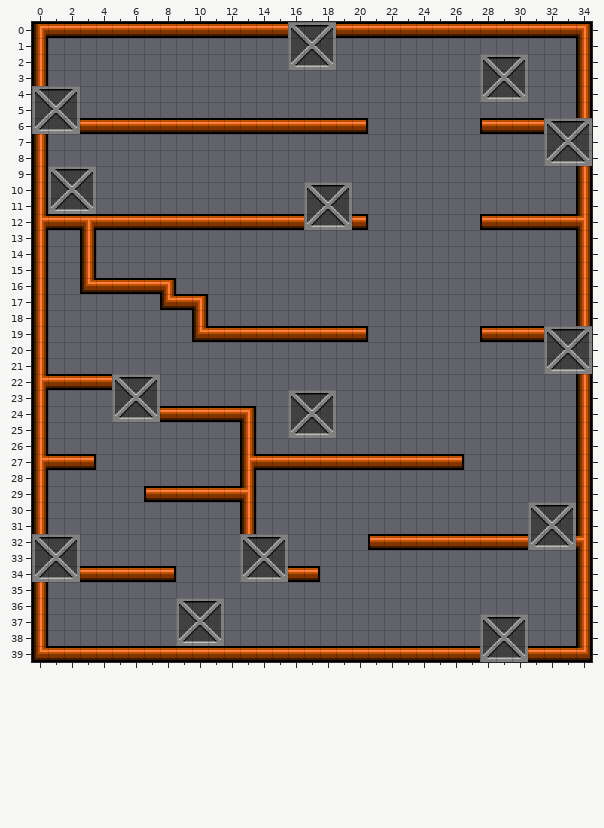
One commit to this Tiled map (JSON): levels/level2.json. Above is the file before it was changed.
Cells are 32x32 px. Shown: x 0..34, y 0..39.
After:
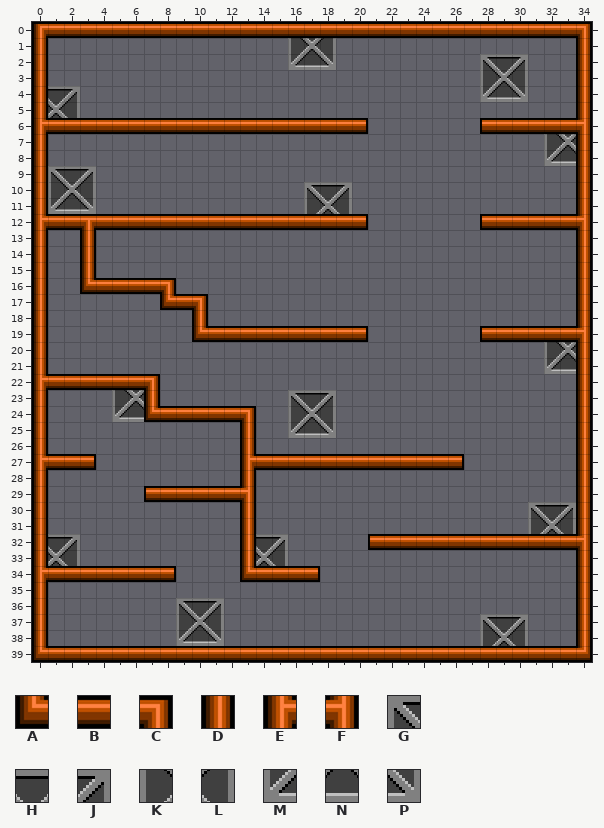
Key: from "tiles": A 0, B 2, C 5, D 7, E 10, F 11, G 18, H 19, J 20, K 24, L 26, M 30, N 31, P 32.
_ is an empty cell.
Tiles replaced or removed in this view: G, H, J, K, L, M, N, P.
Changes in this commit:
Changed rows in their new state; . is an unchanged cell.
Layer "Tile Layer 2":
first column x 16:
 0 BBB
first column x 0:
 4 D..................................
 5 D..................................
 6 EBB.............................BBF
 7 ..................................D
 8 ..................................D
first column x 17:
12 BBB
first column x 5:
19 ...........................BBF
20 .............................D
21 .............................D
22 BBC...........................
23 ..D...........................
24 ..A...........................
first column x 0:
32 D............D.................BBB
33 D............D....................
34 EBB..........ABB..................
first column x 28:
39 BBB
